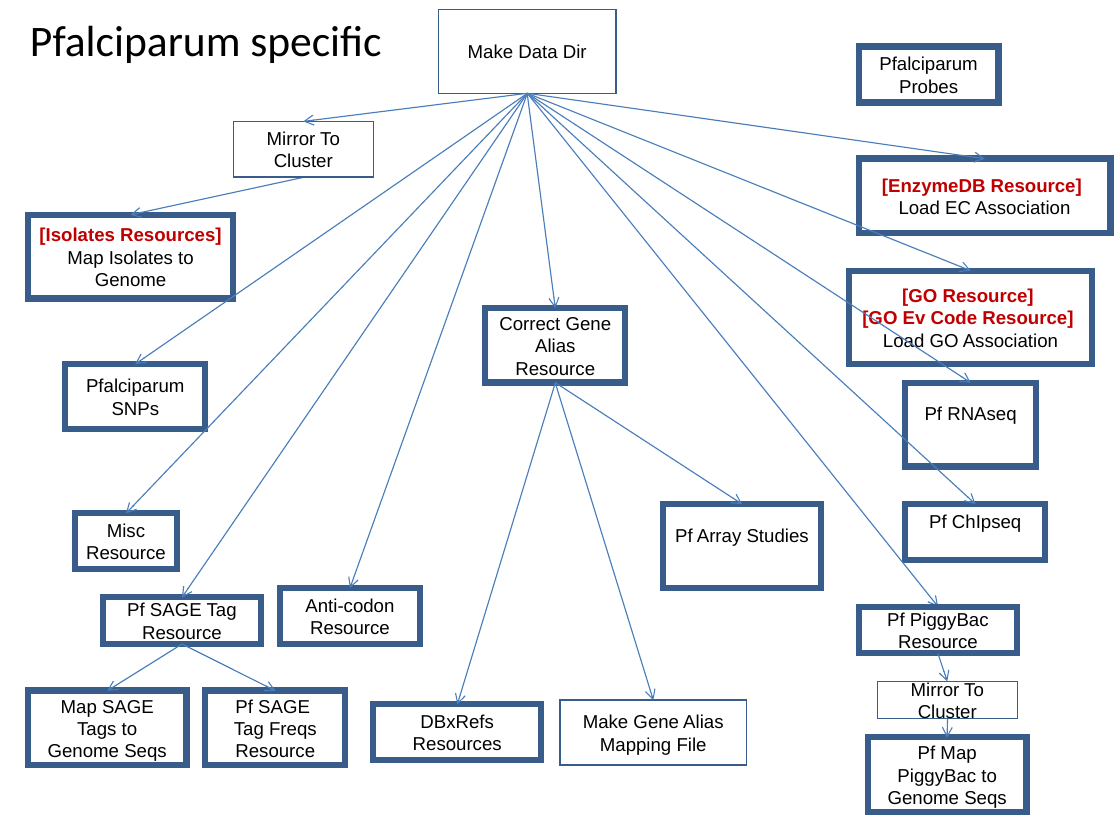
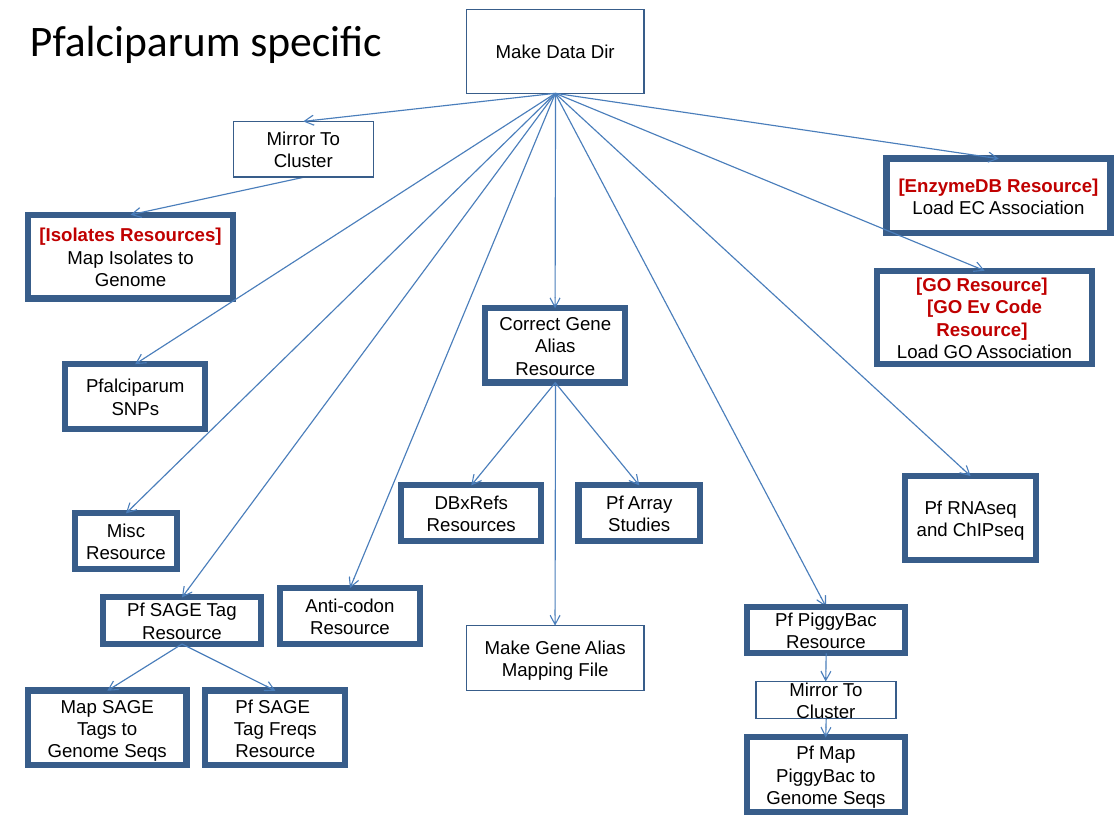
Before and after one commit to VEuPathDB/ApiCommonWorkflow, a slide deck: slide 10 of Main/doc/IntegratedWorkflow.ppt. Drawn at 1120x840 pixels with LibreOffice and Linux fonts; fonts in the diff are those of the drawing. Boxes give left, top, right and bottom in pixels: in the first picture for what was removed or moved away, otherwise in the second. Text is boxed around its words. In the diff, an @@ line names an element or a change of style, - is before the commit and + after.

```diff
--- a/Main/doc/IntegratedWorkflow.ppt
+++ b/Main/doc/IntegratedWorkflow.ppt
@@ rectangle "Make Data Dir": place and size @@
-rectangle "Make Data Dir" at bbox=[439, 9, 616, 93]
+rectangle "Make Data Dir" at bbox=[467, 9, 644, 93]
@@ rectangle removed at bbox=[859, 47, 999, 103] @@
-Pfalciparum Probes
@@ arrow moved from (528, 93) - (125, 513) to (556, 93) - (125, 513) @@
@@ arrow moved from (528, 93) - (136, 364) to (556, 93) - (136, 364) @@
@@ arrow moved from (528, 93) - (939, 607) to (556, 93) - (181, 597) @@
@@ arrow moved from (528, 93) - (304, 121) to (556, 93) - (304, 121) @@
@@ arrow moved from (528, 93) - (181, 597) to (556, 93) - (349, 588) @@
@@ arrow removed from (528, 93) to (349, 588) @@
@@ arrow moved from (528, 93) - (971, 271) to (556, 93) - (984, 271) @@
@@ arrow moved from (528, 93) - (984, 159) to (556, 93) - (999, 159) @@
@@ arrow moved from (528, 93) - (556, 308) to (556, 94) - (556, 308) @@
@@ arrow moved from (528, 93) - (976, 504) to (556, 93) - (971, 476) @@
@@ arrow moved from (528, 93) - (971, 383) to (556, 93) - (825, 607) @@
@@ rectangle "[EnzymeDB Resource]": place and size @@
-rectangle "[EnzymeDB Resource]" at bbox=[859, 159, 1111, 234]
+rectangle "[EnzymeDB Resource]" at bbox=[887, 159, 1111, 234]
@@ rectangle "[GO Resource]": place and size @@
-rectangle "[GO Resource]" at bbox=[849, 271, 1092, 364]
+rectangle "[GO Resource]" at bbox=[877, 271, 1092, 364]
@@ arrow moved from (556, 383) - (457, 704) to (556, 383) - (472, 485) @@
@@ arrow moved from (556, 383) - (743, 504) to (556, 383) - (640, 485) @@
@@ arrow moved from (556, 383) - (653, 700) to (556, 383) - (556, 626) @@
@@ rectangle removed at bbox=[905, 383, 1036, 467] @@
-Pf RNAseq
@@ rectangle "Pf RNAseq and ChIPseq": place and size @@
-rectangle "Pf RNAseq and ChIPseq" at bbox=[905, 504, 1045, 560]
+rectangle "Pf RNAseq and ChIPseq" at bbox=[905, 476, 1036, 560]
@@ rectangle "DBxRefs": place and size @@
-rectangle "DBxRefs" at bbox=[373, 704, 541, 760]
+rectangle "DBxRefs" at bbox=[401, 485, 541, 541]
@@ rectangle "Pf Array Studies": place and size @@
-rectangle "Pf Array Studies" at bbox=[663, 504, 822, 588]
+rectangle "Pf Array Studies" at bbox=[579, 485, 700, 541]
@@ text in rectangle at bbox=[917, 500, 1024, 540]: text changed @@
-Pf ChIpseq
+Pf RNAseq and ChIPseq
@@ rectangle "Make Gene Alias Mapping File": place and size @@
-rectangle "Make Gene Alias Mapping File" at bbox=[560, 700, 747, 765]
+rectangle "Make Gene Alias Mapping File" at bbox=[467, 625, 644, 690]
@@ rectangle "Pf PiggyBac": place and size @@
-rectangle "Pf PiggyBac" at bbox=[859, 607, 1018, 654]
+rectangle "Pf PiggyBac" at bbox=[747, 607, 906, 654]
@@ arrow moved from (937, 653) - (948, 681) to (827, 653) - (825, 682) @@
@@ rectangle "Mirror To Cluster": place and size @@
-rectangle "Mirror To Cluster" at bbox=[877, 681, 1017, 718]
+rectangle "Mirror To Cluster" at bbox=[756, 681, 896, 718]
@@ arrow moved from (948, 719) - (948, 738) to (827, 719) - (825, 738) @@
@@ rectangle "Pf Map PiggyBac to Genome ...": place and size @@
-rectangle "Pf Map PiggyBac to Genome ..." at bbox=[868, 737, 1027, 812]
+rectangle "Pf Map PiggyBac to Genome ..." at bbox=[747, 737, 906, 812]
```
Also in this commit, not shown: 2 other slides changed, 2 slides removed, 4 other files.
